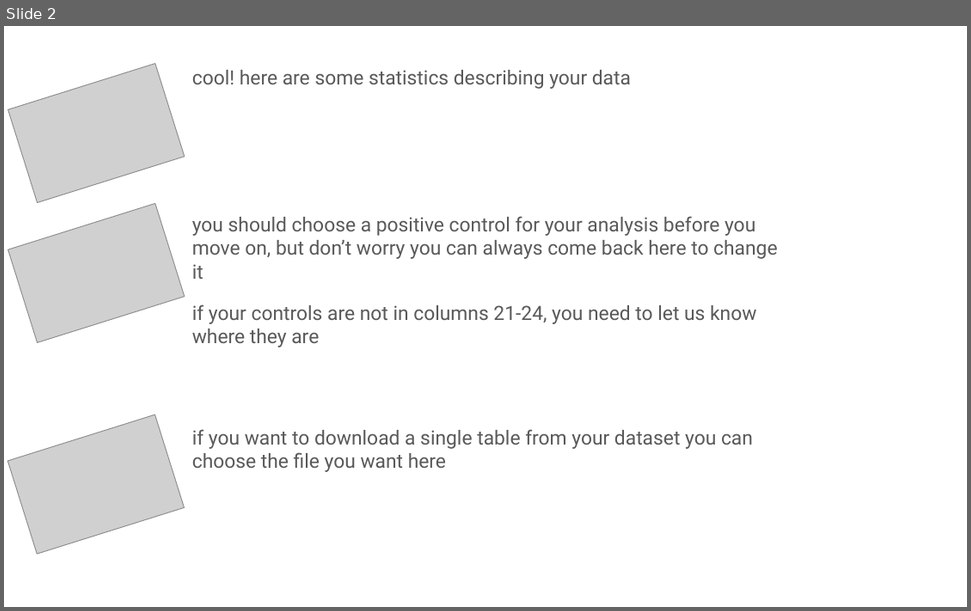
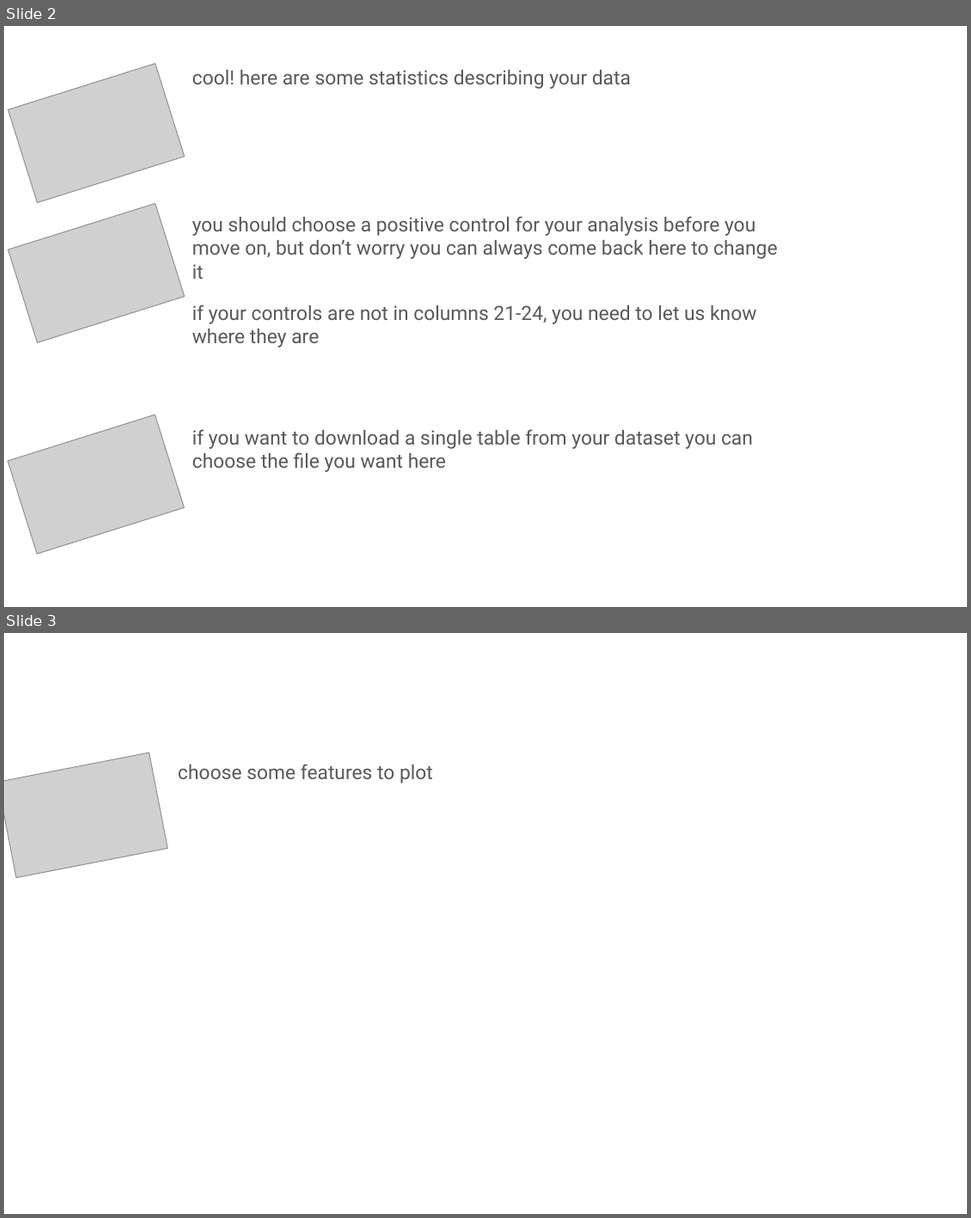
Before and after one commit to dcurrier/InCell, a slide deck: www/Instructions/instructions.pptm. Shown one above the other, each under a label of ours: slide 2 before the commit, slides 2 and 3 after it. The pictures are 971x611 and 971x1218 pixels, drawn with LibreOffice and Linux fonts; fonts in the diff are those of the drawing; grey boxes stand for pictures. Boxes give left, top, right and bottom in pixels: in the first picture for what was removed or moved away, otherwise in the second. Text is boxed around its words. In the diff, an @@ line names an element or a change of style, - is before the commit and + after.

Commit message:
Various tweeks and improvements
- Added X and Y Axis thresholding tools
- Changed event trigger for plotting stripchart to 'mouseOver'
- stripchart now plots as a boxplot, though it was intended to be a stripchart when the number of values was less than 60
- Moved legend in zStat plot
- Moved legend in AnyAny plot
- fixed flickering image issue when loading app

```diff
--- a/www/Instructions/instructions.pptm
+++ b/www/Instructions/instructions.pptm
@@ slide 3 added at <box>4,633,967,1214</box>, background #FFFFFF @@
@@ picture added at <box>4,753,167,878</box> @@
@@ text added at <box>178,764,433,783</box>, 18 pt, text #595959 @@
+choose some features to plot
```
Also in this commit, not shown: 3 other files.
